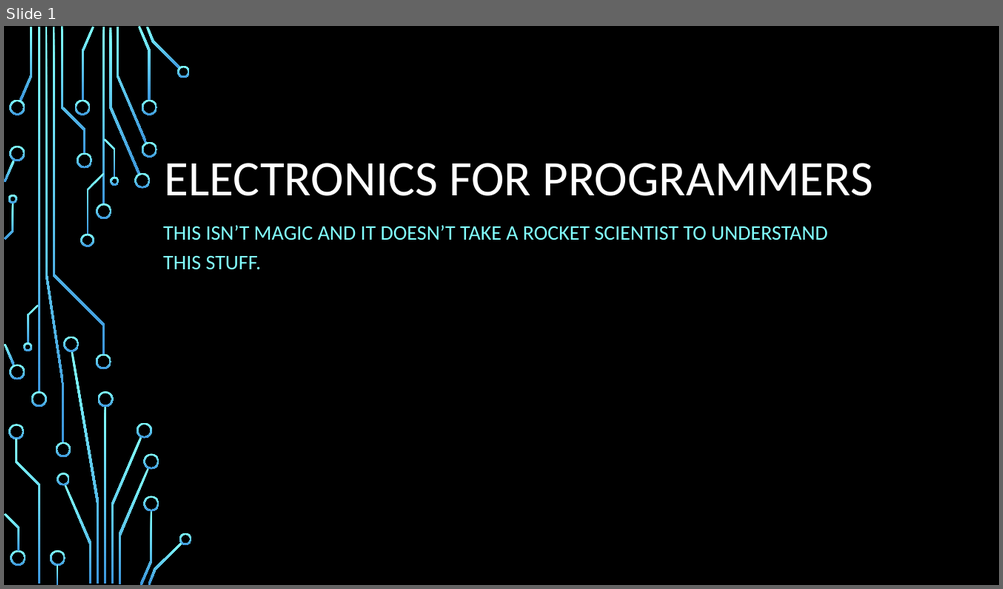
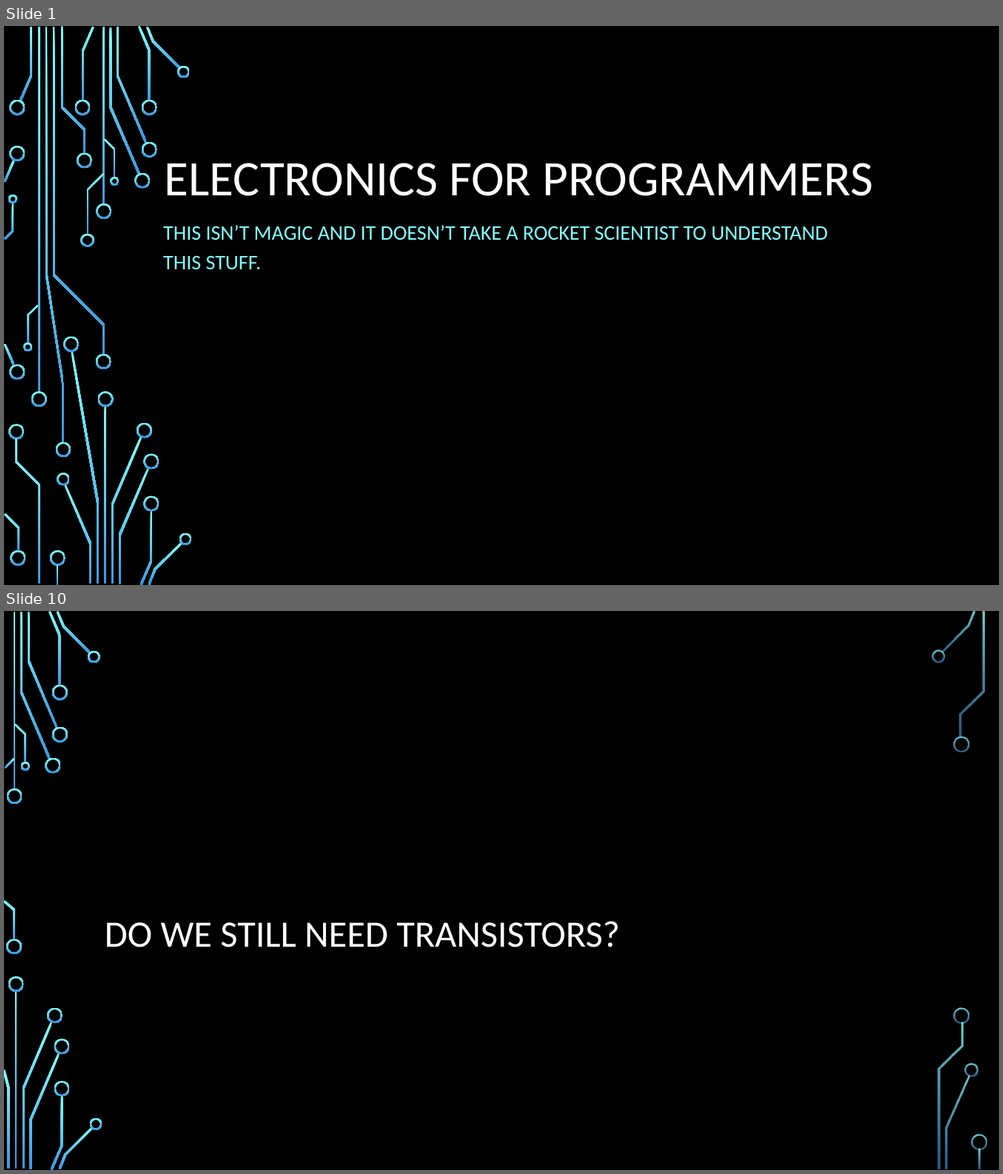
Before and after one commit to pulcher/electronics-for-programmers, a slide deck: e4p-presentation.pptx. Shown one above the other, each under a label of ours: slide 1 before the commit, slides 1 and 10 after it; the slides between them are not shown. The pictures are 1003x589 and 1003x1174 pixels, drawn with LibreOffice and Linux fonts; fonts in the diff are those of the drawing; background and template pictures are left out. Boxes give left, top, right and bottom in pixels: in the first picture for what was removed or moved away, otherwise in the second. Text is boxed around its words. In the diff, an @@ line names an element or a change of style, - is before the commit and + after.

```diff
--- a/e4p-presentation.pptx
+++ b/e4p-presentation.pptx
@@ slide 10 added at (x1=4, y1=611, x2=999, y2=1170), background picture (left out) @@
@@ title added at (x1=105, y1=921, x2=620, y2=948), 36 pt, text #FFFFFF @@
+DO WE STILL NEED TRANSISTORS?
@@ group added at (x1=4, y1=611, x2=987, y2=1170): 33 freeform shapes, 3 rectangles @@
```
Also in this commit, not shown: 1 slide changed, 11 other slides added, 1 slide removed, 1 other file.
